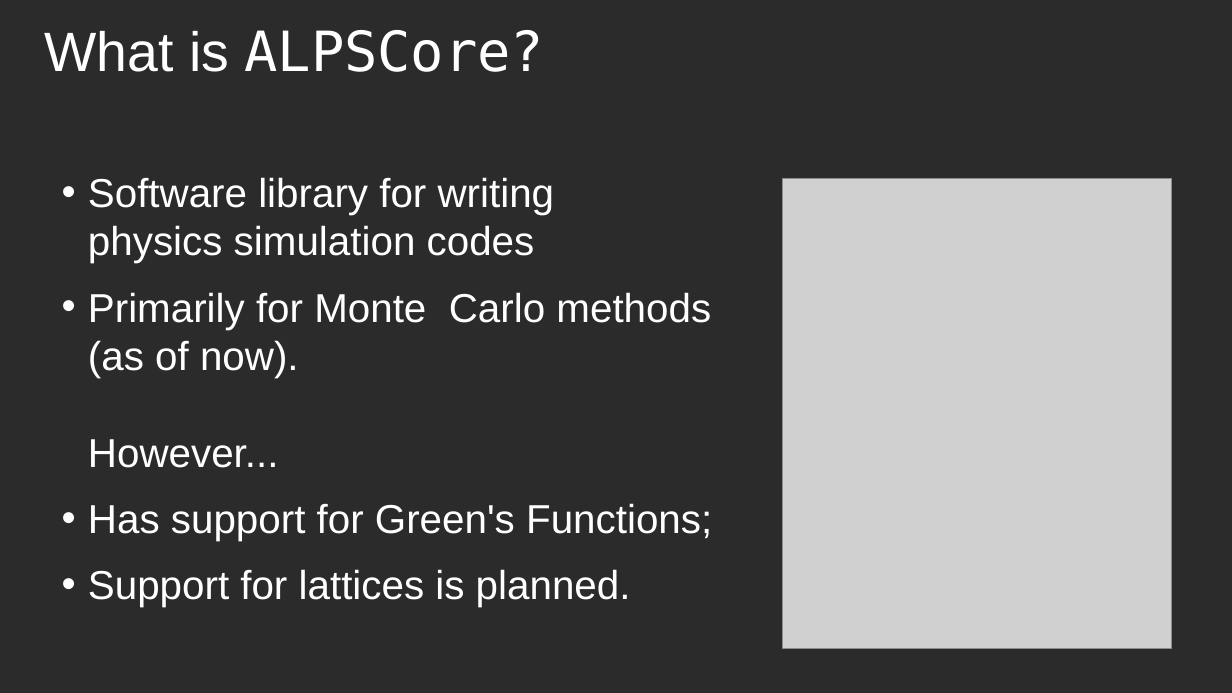
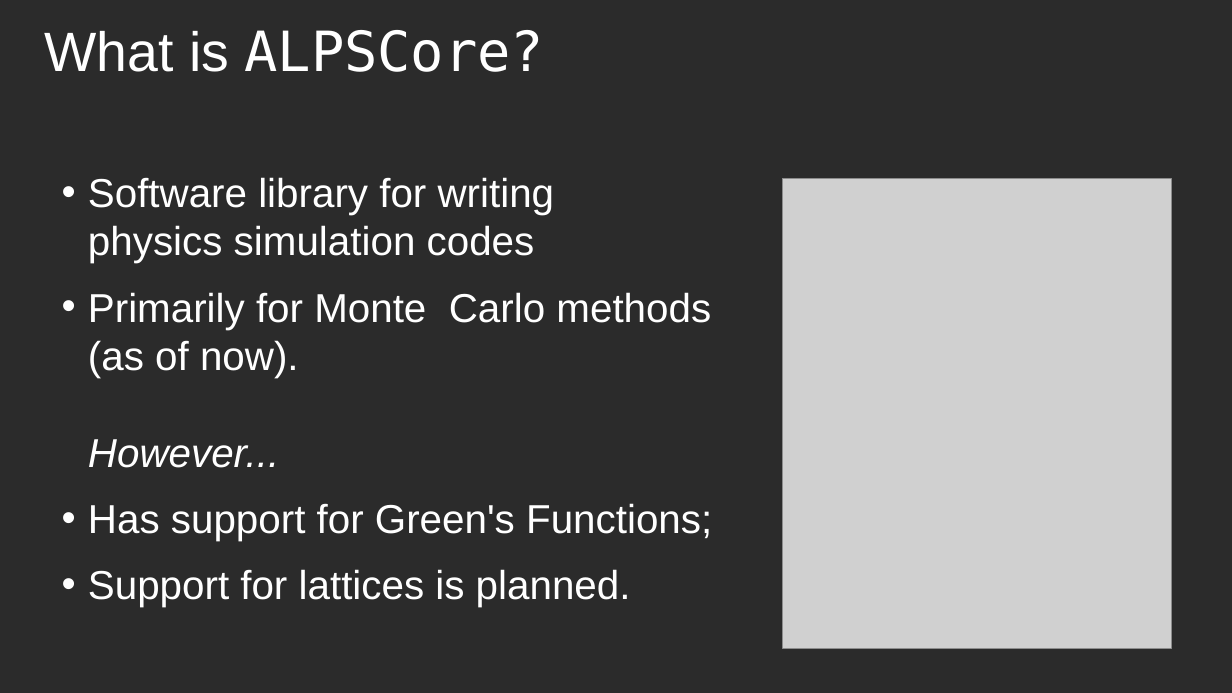
Before and after one commit to ALPSCore/Tutorial2, a slide deck: slide 3 of talk/overview.odp. Drawn at 1232x693 pixels with LibreOffice and Linux fonts; fonts in the diff are those of the drawing; grey boxes stand for pictures; background and template pictures are left out; a plain dark background stands for a picture behind light text. Boxes give left, top, right and bottom in pixels: in the first picture for what was removed or moved away, otherwise in the second. Text is boxed around its words. In the diff, an @@ line names an element or a change of style, - is before the commit and + after.

```diff
--- a/talk/overview.odp
+++ b/talk/overview.odp
@@ text at (88, 292, 711, 468): italic on in "However..." @@
```
Also in this commit, not shown: 10 other slides changed, 1 slide added, 1 other file.
